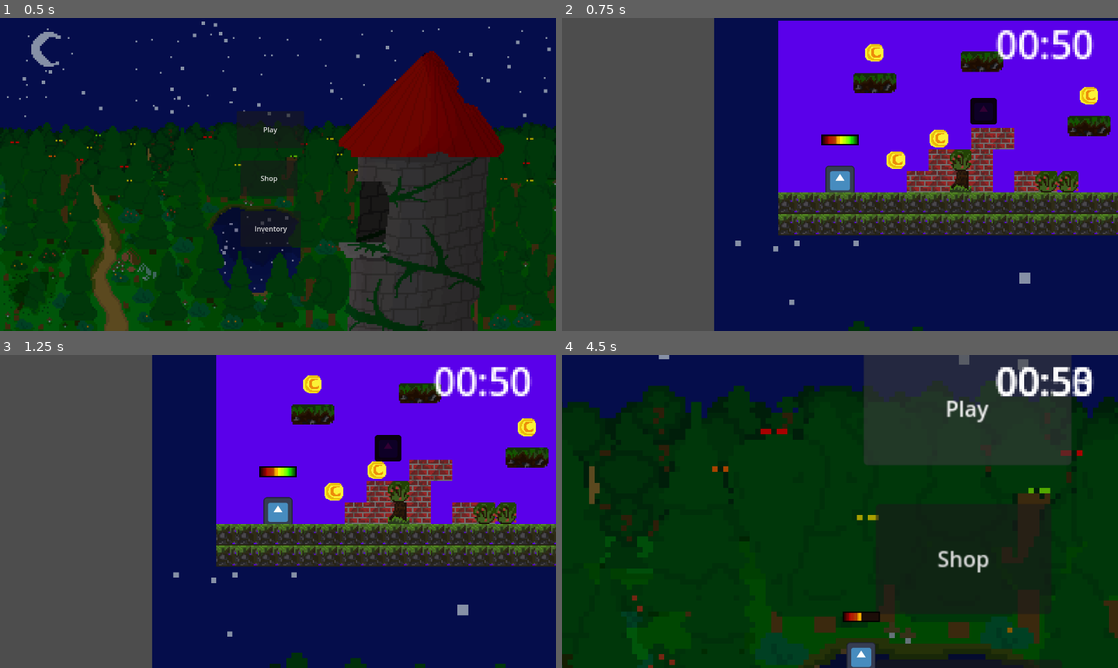
Above: before the commit, frames 1-4 (two rows, left to right).
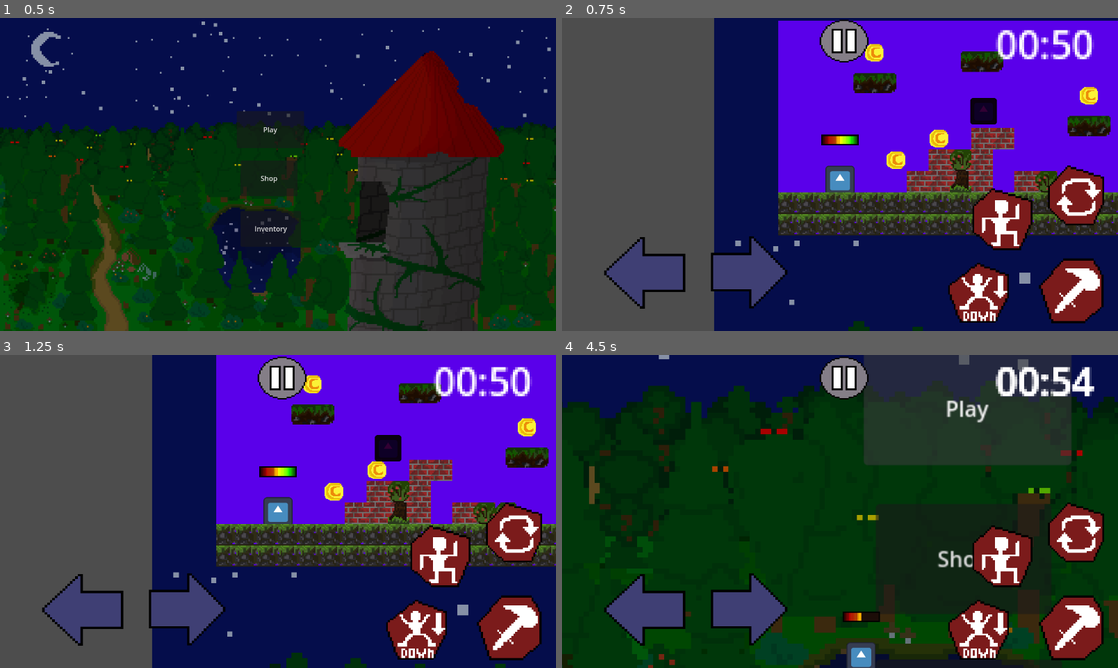
Above: after the commit, the same moments.

Repository: NoobCoderGG1/GameRepository
Game: Godot game, scene res://MainMenu/main_menu.tscn
Same seed, same stepped clock (60 frames per second), same inputs: the game is played once before the commit and once after it. The engine's default icon, where the game draws it, is replaced by a stand-in: a white triangle on a blue panel in a dark square.
Inputs (mouse positions are in pixels of both pictures, inside the frame that each line leads up to):
- Up to frame 1 (0.5 s): no input
- Up to frame 2 (0.75 s): click "Play" at 0.5 s
- Up to frame 3 (1.25 s): no input
- Up to frame 4 (4.5 s): tap Enter (ui_accept) at 1.25 s; move the mouse to (962, 495) at 1.27 s; hold Right (move_right) 1.28-2.78 s; tap F (attack) at 1.35, 3.05, 3.6 s; click (962, 495) at 1.42 s; tap Space (jump) at 1.52, 1.82, 2.27, 2.3, 2.57, 2.85, 3.77, 4.07 s; tap Tab (change_weapon) at 1.55, 2.1, 3.8 s; move the mouse to (728, 527) at 2.02 s; click (728, 527) at 2.17 s; move the mouse to (895, 442) at 2.77 s; hold Left (move_left) 2.78-3.53 s; click (895, 442) at 2.92 s; move the mouse to (812, 574) at 3.52 s; hold Right (move_right) 3.53-4.25 s; click (812, 574) at 3.67 s; click "Play" at 4.25 s

Frame 1 is identical in both runs. In frame 2, 11% of the frame differs, in the area x 7-98%, y 0-98%; in frame 3, 11%; in frame 4, 12%.

Commit message:
Update Platform
+/- Добавил стрельбу лазерным оружием, но не рабочая пока что

Diff:
--- /dev/null
+++ b/Platforms/Level/PauseBtn.gd
@@ -0,0 +1,4 @@
+extends TouchScreenButton
+
+func btnPressed():
+	get_tree().root.remove_child($"../..")
--- a/Platforms/Level/Player/player.gd
+++ b/Platforms/Level/Player/player.gd
@@ -1,5 +1,6 @@
 extends CharacterBody2D
 
+#Переменные игрока
 @onready var player = $"."
 var currentWeaponeIndex = -1
 var HP = 100
@@ -14,6 +15,12 @@
 var enemies = [] #Enemy
 # Get the gravity from the project settings to be synced with RigidBody nodes.
 var gravity = ProjectSettings.get_setting("physics/2d/default_gravity")
+#Переменные необходимые для стрельбы
+var area : CollisionShape2D
+var helpArea : CollisionShape2D
+@onready var timerNode = $"../UI/timerCount"
+var timeNow
+var offset : float
 
 func _ready():
 	inventory = get_tree().root.get_node("main_menu").virtual_player.player_inventory
@@ -24,12 +31,25 @@
 	countMoney = get_tree().root.get_node("main_menu").virtual_player.player_money
 	PosX = $AreaPlayer/AreaCollision.position.x
 	PosY = $AreaPlayer/AreaCollision.position.y
+	#Инициализация переменных для стрельбы
+	area = player.get_node("Shooting").get_node("CollisionShape2D")
+	area.visible = false
+	helpArea = player.get_node("HelpShooting").get_node("CollisionShape2D")
+	helpArea.visible = false
+	timeNow = timerNode.time_counter
 
 func _physics_process(delta):
 	$PlayerHealthBar.value = HP
+	#Вынес все условия и прочие действия в функции
 	isMoving(delta)
 	changeWeapon()
 	player_attack()
+	#Для LazerGun, чтобы луч пропадал
+	if timerNode.time_counter - timeNow >= 0.2:
+		area.visible = false
+		area.shape.b = Vector2(0, 0)
+		helpArea.shape.b = Vector2(0, 0)
+		timeNow = timerNode.time_counter
 
 func isMoving(delta):
 	var Velocity : Vector2 = velocity
@@ -68,6 +88,19 @@
 				currentWeaponeIndex = 0
 		damage = inventory[currentWeaponeIndex].damage
 
+func player_attack():
+	if Input.is_action_just_pressed("attack"):
+		if is_on_floor() and currentWeaponeIndex == -1:
+			for enemy in enemies:
+				enemy.HP -= damage
+				print(enemy.HP)
+			return
+	if currentWeaponeIndex != -1:
+		if inventory[currentWeaponeIndex].name == "LazerGun":
+			lazerShoot()
+		else:
+			commonShoot()
+
 func areaPlayer_entered(body):
 	if not enemies.has(body) and body != null:
 		enemies.append(body)
@@ -78,19 +111,23 @@
 		enemies.erase(body)
 		print("Bне зоны!")
 
-func player_attack():
-	if Input.is_action_just_pressed("attack"):
-		if is_on_floor() and currentWeaponeIndex == -1:
-			for enemy in enemies:
-				enemy.HP -= damage
-				print(enemy.HP)
-			return
-	if currentWeaponeIndex != -1:
-		if inventory[currentWeaponeIndex].name == "LazerGun":
-			#var button = get_parent().get_node("Fire") as Button2
-			#button.pre_button_pressed()
-			pass
-		else:
-			pass
-			#var button = get_parent().get_node("FireGun") as FireGun
-			#button.button_pressed()
+func shootingBody_entered(body):
+	if body != null:
+		body.HP -= 24
+		print("Попадание!")
+#Функции осуществляющие стрельбу
+func lazerShoot():
+	for i in range(0, 20*16, 16):
+		helpArea.shape.b = Vector2(i, 0)
+		if check_tile(player.position.x, player.position.y, i):
+			fire(float(i - player.position.x) / float(16 + 8))
+			break
+func commonShoot():
+	pass
+#Вспомогательные функции для lazerShoot
+func fire(pos_x:float) -> void:
+		area.shape.b = Vector2(pos_x, 0)
+		area.visible = true
+func check_tile(user_position_x: float, user_position_y: float, offset: int) -> bool:
+		var chk = get_tree().root.get_node("Level").get_node("TileMap").get_cell_tile_data(2, Vector2i((user_position_x + offset) / 16, user_position_y / 16))
+		return chk != null
--- a/Platforms/Level/Player/player.tscn
+++ b/Platforms/Level/Player/player.tscn
@@ -6,11 +6,16 @@
 [ext_resource type="Texture2D" uid="uid://d22kxat7u1v8k" path="res://Level/Player/Player_HealthBar/Borders_HealthBar.png" id="4_yx1t7"]
 [ext_resource type="Texture2D" uid="uid://5xky86hl13tf" path="res://Level/Player/Player_HealthBar/Full_HealthBar.png" id="5_3tfox"]
 
+[sub_resource type="SegmentShape2D" id="SegmentShape2D_x02gu"]
+
 [sub_resource type="ConvexPolygonShape2D" id="ConvexPolygonShape2D_yty4r"]
 points = PackedVector2Array(10, 9, 10, -9, 0, -20, -10, -9, -10, 9)
 
 [sub_resource type="RectangleShape2D" id="RectangleShape2D_jvn7o"]
 size = Vector2(22, 22)
+
+[sub_resource type="SegmentShape2D" id="SegmentShape2D_bakwj"]
+b = Vector2(0, 0)
 
 [node name="player" type="CharacterBody2D"]
 collision_layer = 2
@@ -18,8 +23,12 @@
 script = ExtResource("1_hh38r")
 
 [node name="Shooting" type="Area2D" parent="."]
+collision_layer = 0
+collision_mask = 4
 
 [node name="CollisionShape2D" type="CollisionShape2D" parent="Shooting"]
+z_index = 1
+shape = SubResource("SegmentShape2D_x02gu")
 
 [node name="playerCollision" type="CollisionShape2D" parent="."]
 shape = SubResource("ConvexPolygonShape2D_yty4r")
@@ -37,8 +46,12 @@
 shape = SubResource("RectangleShape2D_jvn7o")
 
 [node name="HelpShooting" type="Area2D" parent="."]
+collision_layer = 0
 
 [node name="CollisionShape2D" type="CollisionShape2D" parent="HelpShooting"]
+z_index = 1
+shape = SubResource("SegmentShape2D_bakwj")
+debug_color = Color(0, 0.482353, 0, 1)
 
 [node name="PlayerHealthBar" type="TextureProgressBar" parent="."]
 texture_filter = 1
@@ -55,5 +68,6 @@
 zoom = Vector2(3.085, 3.085)
 position_smoothing_enabled = true
 
+[connection signal="body_entered" from="Shooting" to="." method="shootingBody_entered"]
 [connection signal="body_entered" from="AreaPlayer" to="." method="areaPlayer_entered"]
 [connection signal="body_exited" from="AreaPlayer" to="." method="areaPlayer_exited"]
--- a/Platforms/Level/level.tscn
+++ b/Platforms/Level/level.tscn
@@ -8,6 +8,14 @@
 [ext_resource type="PackedScene" uid="uid://c1u8o53fueecg" path="res://Level/Enemy/enemy.tscn" id="4_8m1jb"]
 [ext_resource type="PackedScene" uid="uid://byxkv5xfh8f2m" path="res://Level/level_objects/coin.tscn" id="4_l7aex"]
 [ext_resource type="PackedScene" uid="uid://di7xxpcwgni5b" path="res://UI/timer_count.tscn" id="8_5i1fm"]
+[ext_resource type="Texture2D" uid="uid://b4g4myr0aurtq" path="res://UI/buttons/PauseButton.png" id="9_3lhjf"]
+[ext_resource type="Texture2D" uid="uid://fv2ljd0aeevp" path="res://UI/buttons/LMoveBtn.png" id="10_7v0l2"]
+[ext_resource type="Script" path="res://Level/PauseBtn.gd" id="10_puf4b"]
+[ext_resource type="Texture2D" uid="uid://y6vgd2fecurq" path="res://UI/buttons/RMoveBtn.png" id="11_6egn6"]
+[ext_resource type="Texture2D" uid="uid://bncvqwf0rswj6" path="res://UI/buttons/AttackBtn.png" id="12_od28m"]
+[ext_resource type="Texture2D" uid="uid://dnci64y4v7bax" path="res://UI/buttons/ChangeWeaponeBtn.png" id="13_vqhq3"]
+[ext_resource type="Texture2D" uid="uid://ddc6gjtlabxp3" path="res://UI/buttons/JumpBtn.png" id="14_mkv1k"]
+[ext_resource type="Texture2D" uid="uid://jj8ji8opp0qq" path="res://UI/buttons/DownMoveBtn.png" id="15_2snwj"]
 
 [sub_resource type="TileSetAtlasSource" id="TileSetAtlasSource_0ycmr"]
 texture = ExtResource("2_lhmjx")
@@ -85,4 +93,54 @@
 grow_horizontal = 0
 scale = Vector2(5.535, 5.535)
 
+[node name="PauseBtn" type="TouchScreenButton" parent="UI"]
+texture_filter = 1
+position = Vector2(593, 4)
+scale = Vector2(3.53125, 3.0625)
+texture_normal = ExtResource("9_3lhjf")
+script = ExtResource("10_puf4b")
+
+[node name="LMoveBtn" type="TouchScreenButton" parent="UI"]
+texture_filter = 1
+position = Vector2(97, 498)
+scale = Vector2(5.84375, 5.5)
+texture_normal = ExtResource("10_7v0l2")
+action = "move_left"
+
+[node name="RMoveBtn" type="TouchScreenButton" parent="UI"]
+texture_filter = 1
+position = Vector2(343, 496)
+scale = Vector2(5.5, 5.5625)
+texture_normal = ExtResource("11_6egn6")
+action = "move_right"
+
+[node name="AttackBtn" type="TouchScreenButton" parent="UI"]
+texture_filter = 1
+position = Vector2(1098, 553)
+scale = Vector2(4.65625, 4.65625)
+texture_normal = ExtResource("12_od28m")
+action = "attack"
+
+[node name="ChangeBtn" type="TouchScreenButton" parent="UI"]
+texture_filter = 1
+position = Vector2(1119, 339)
+scale = Vector2(4.03125, 4.3125)
+texture_normal = ExtResource("13_vqhq3")
+action = "change_weapon"
+
+[node name="JumpBtn" type="TouchScreenButton" parent="UI"]
+texture_filter = 1
+position = Vector2(945, 392)
+scale = Vector2(4.3125, 4.4375)
+texture_normal = ExtResource("14_mkv1k")
+action = "jump"
+
+[node name="DownMoveBtn" type="TouchScreenButton" parent="UI"]
+texture_filter = 1
+position = Vector2(889, 563)
+scale = Vector2(4.375, 4.3125)
+texture_normal = ExtResource("15_2snwj")
+action = "move_down"
+
 [connection signal="timeout" from="SpawnTimer" to="." method="spawn_timer"]
+[connection signal="pressed" from="UI/PauseBtn" to="UI/PauseBtn" method="btnPressed"]
--- a/Platforms/MainMenu/main_menu.gd
+++ b/Platforms/MainMenu/main_menu.gd
@@ -9,7 +9,7 @@
 	var weapon_class = ResourceLoader.load("res://Weapon.gd")
 	var tmp_weapon = weapon_class.Weapon.new()
 	# Weapon1
-	tmp_weapon.name = "Weapon1";	tmp_weapon.fire_rate = 200;	tmp_weapon.damage = 14.0;
+	tmp_weapon.name = "LazerGun";	tmp_weapon.fire_rate = 200;	tmp_weapon.damage = 14.0; #Weapon1 --> LazerGun переименовал
 	tmp_weapon.bullet_speed = 16.0;	tmp_weapon.status = false;	tmp_weapon.capacity = 30
 	tmp_weapon.current_bullet = tmp_weapon.capacity;			tmp_weapon.cost = 13
 	shop_weapons.append(tmp_weapon)
--- a/Platforms/UI/timer_count.gd
+++ b/Platforms/UI/timer_count.gd
@@ -1,6 +1,6 @@
 extends Control
 
-var time_counter = 50.0
+static var time_counter = 50.0
 static var min = 0
 static var sec = 0
 var attempt = false #mutex
--- a/Platforms/project.godot
+++ b/Platforms/project.godot
@@ -57,6 +57,10 @@
 ]
 }
 
+[input_devices]
+
+pointing/emulate_touch_from_mouse=true
+
 [layer_names]
 
 2d_physics/layer_1="level_objects"
Not shown: 1 places in Platforms/Level/Player/player.tscn that only renumber resources
Not shown: 1 places in Platforms/Level/level.tscn that only renumber resources
